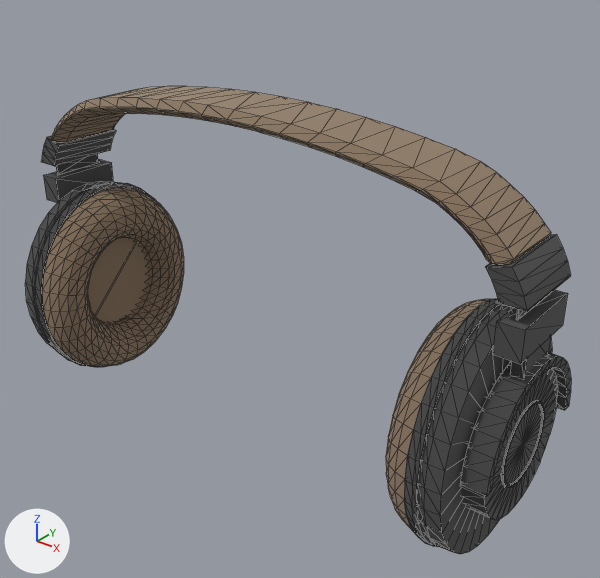
A saved change to the glTF model src/assets/headphones.glb.
The view is the same before and after, from a 50 mm lens placed at (0.734, -0.829, 0.581), pointed at (0.057, 0.017, 0.056). The axes (+X, +Y, +Z) are drawn at lower left. The lights are the same throughout. The picture after the commit comes second. Mesh edges are drawn as thin lines. Where no turn or scale is listed for an object, it has been applied to the vertices. Vertices at exactly the same position are counted once.

The scene before the commit, as lines of its bpy script (objects in view):
```python
me_cube_001 = bpy.data.meshes.new('Cube.001')
me_cube_001.from_pydata(...)  # 1400 vertices, 2788 faces; spans x -0.402..0.402, y -0.149..0.149, z -0.262..0.262
me_cube_001.materials.append(mat_cussion)  # beige #bcaa95
me_cube_002 = bpy.data.meshes.new('Cube.002')
me_cube_002.from_pydata(...)  # 1132 vertices, 2192 faces; spans x -0.434..0.434, y -0.153..0.153, z -0.213..0.213
me_cube_002.materials.append(mat_body)  # grey #7c7c7c
ob_cube = bpy.data.objects.new('Cube', me_cube_001)
ob_cube.location = (0.0, 0.0, 0.058)
ob_cube_001 = bpy.data.objects.new('Cube.001', me_cube_002)
ob_cube_001.location = (0.0, 0.0, 0.003)
```
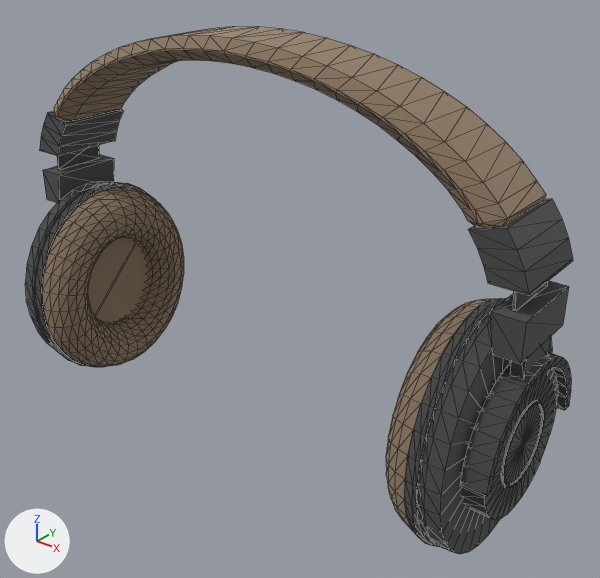
Where the newer file only moved an object's origin or applied its transform, the numbers keep the older frame.

Edits to the bpy script that builds the scene:
```text
Change me_cube_001:
    used by ob_cube; location = (0.0, 0.0, 0.058)
    remove me_cube_001.from_pydata(...)  # 1400 vertices, 2788 faces; spans x -0.402..0.402, y -0.149..0.149, z -0.262..0.262
    add me_cube_001.from_pydata(...)  # 1400 vertices, 2788 faces; spans x -0.39..0.39, y -0.149..0.149, z -0.262..0.352
    me_cube_001 part 1: 232 of 1400 vertices moved; they spanned x -0.402..0.402, y -0.063..0.063, z 0.151..0.262 and now span x -0.39..0.39, y -0.063..0.063, z 0.189..0.352; mean shift (0.0, 0.0, 0.066); largest move (0.271, -0.048, 0.238) -> (0.218, -0.048, 0.317)
Change me_cube_002:
    used by ob_cube_001; location = (0.0, 0.0, 0.003)
    remove me_cube_002.from_pydata(...)  # 1132 vertices, 2192 faces; spans x -0.434..0.434, y -0.153..0.153, z -0.213..0.213
    add me_cube_002.from_pydata(...)  # 1132 vertices, 2192 faces; spans x -0.434..0.434, y -0.153..0.153, z -0.213..0.254
    me_cube_002 part 2: the loose piece of 18 vertices spanning x 0.375..0.429, y -0.058..0.058, z 0.166..0.213 is scaled about its middle by (1.45, 1, 1.47), then moved by (-0.012, 0.0, 0.03)
    me_cube_002 part 3: the loose piece of 18 vertices spanning x -0.429..-0.375, y -0.058..0.058, z 0.166..0.213 is scaled about its middle by (1.45, 1, 1.47), then moved by (0.012, 0.0, 0.03)
    me_cube_002 part 4
    me_cube_002.vertices[1].co: (0.395, -0.058, 0.144) -> (0.387, -0.058, 0.153)  # pixel (496, 321) -> pixel (490, 311)
    me_cube_002.vertices[2].co: (0.395, 0.058, 0.144) -> (0.387, 0.058, 0.153)
    me_cube_002.vertices[4].co: (0.429, 0.058, 0.144) -> (0.429, 0.058, 0.153)  # pixel (567, 293) -> pixel (568, 286)
    me_cube_002.vertices[6].co: (0.429, -0.058, 0.144) -> (0.429, -0.058, 0.153)  # pixel (525, 330) -> pixel (526, 322)
    me_cube_002.vertices[24].co: (0.411, -0.042, 0.144) -> (0.407, -0.042, 0.153)  # pixel (516, 319) -> pixel (513, 311)
    me_cube_002.vertices[25].co: (0.411, -0.042, 0.166) -> (0.403, -0.042, 0.186)
    me_cube_002.vertices[26].co: (0.411, 0.042, 0.166) -> (0.403, 0.042, 0.186)
    me_cube_002.vertices[27].co: (0.411, 0.042, 0.144) -> (0.407, 0.042, 0.153)  # pixel (548, 293) -> not seen
    me_cube_002.vertices[28].co: (0.413, 0.042, 0.166) -> (0.406, 0.042, 0.186)
    me_cube_002.vertices[29].co: (0.413, 0.042, 0.144) -> (0.409, 0.042, 0.153)  # pixel (549, 294) -> pixel (547, 286)
    me_cube_002.vertices[30].co: (0.413, -0.042, 0.166) -> (0.406, -0.042, 0.186)
    me_cube_002.vertices[31].co: (0.413, -0.042, 0.144) -> (0.409, -0.042, 0.153)  # pixel (517, 320) -> pixel (515, 311)
    me_cube_002.vertices[41].co: (0.409, -0.033, 0.131) -> (0.408, -0.033, 0.134)
    me_cube_002.vertices[42].co: (0.409, 0.033, 0.131) -> (0.408, 0.033, 0.134)
    me_cube_002.vertices[44].co: (0.425, 0.033, 0.131) -> (0.425, 0.033, 0.134)
    me_cube_002.vertices[46].co: (0.425, -0.033, 0.131) -> (0.425, -0.033, 0.134)
    me_cube_002.vertices[538].co: (0.357, 0.0, 0.126) -> (0.357, 0.0, 0.127)  # pixel (488, 306) -> pixel (488, 305)
    me_cube_002 part 5: 17 of 1132 vertices moved; they spanned x -0.429..-0.357, y -0.058..0.058, z 0.126..0.166 and now span x -0.429..-0.357, y -0.058..0.058, z 0.127..0.186; mean shift (0.004, 0.0, 0.01); largest move (-0.411, 0.042, 0.166) -> (-0.403, 0.042, 0.186)
```

Changed parts and their boxes (x1, y1, x2, y2) in the pictures (600 x 578 px; the box of a moved part takes in the faces that stretch with it):
'Cube', reshaped (14% taller): before (42, 86, 551, 529); after (42, 26, 546, 529)
'Cube.001', reshaped: before (25, 129, 571, 554); after (25, 109, 573, 554)
part 1 of me_cube_001, moved or reshaped: before (51, 86, 551, 265); after (54, 26, 546, 228)
part 2 of me_cube_002, moved or reshaped: before (485, 234, 571, 312); after (468, 199, 573, 295)
part 3 of me_cube_002, moved or reshaped: before (41, 129, 116, 166); after (40, 109, 123, 156)
part 4 of me_cube_002, moved or reshaped: before (476, 290, 568, 378); after (476, 281, 569, 378)
part 5 of me_cube_002, moved or reshaped: before (43, 154, 114, 203); after (43, 145, 114, 203)
